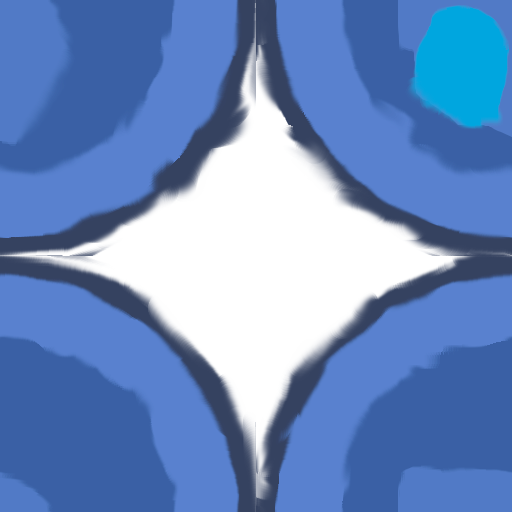
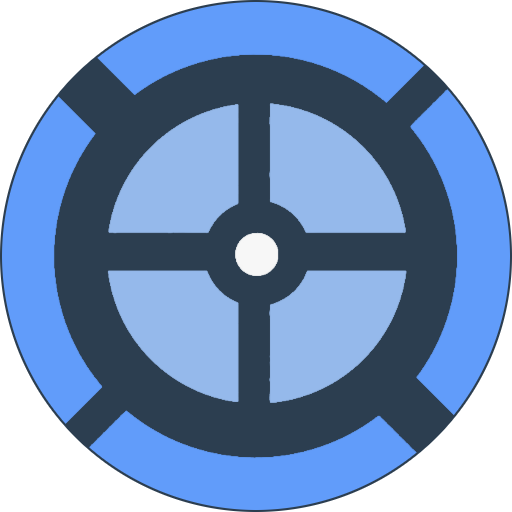
The second 512 x 512 image is a revision of the first. Changes to its layers:
removed layer "Widoczny" over bbox(0, 0, 512, 512)
added layer "Wklejona warstwa #1" above "bg" over bbox(2, 2, 510, 510)
added layer "bg" over bbox(0, 0, 512, 512)
